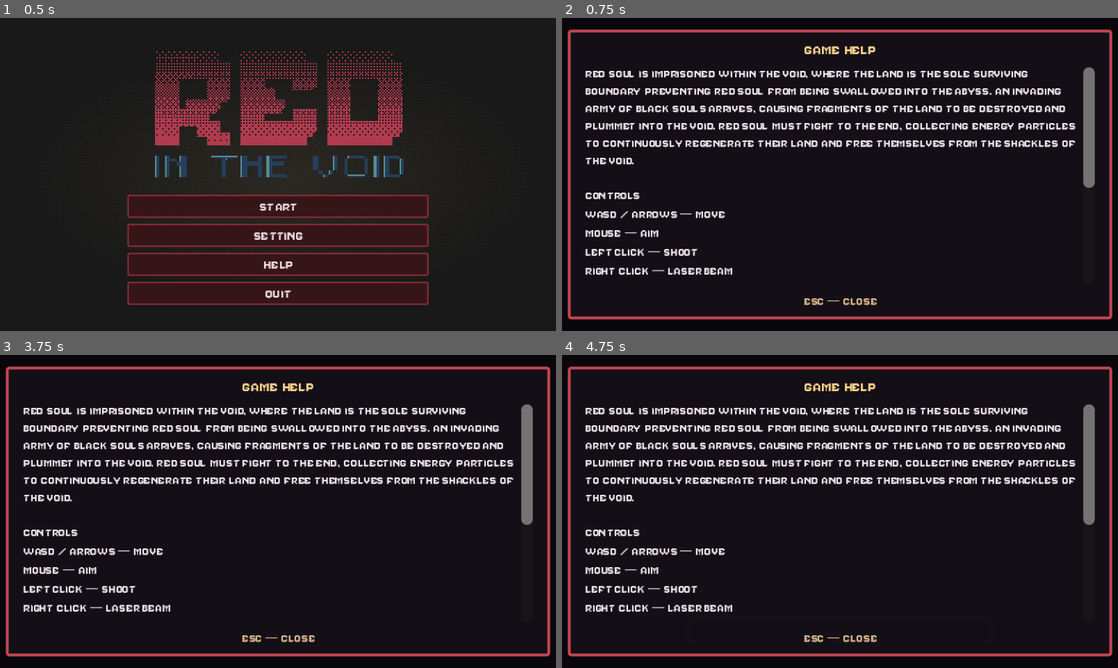
Above: before the commit, frames 1-4 (two rows, left to right).
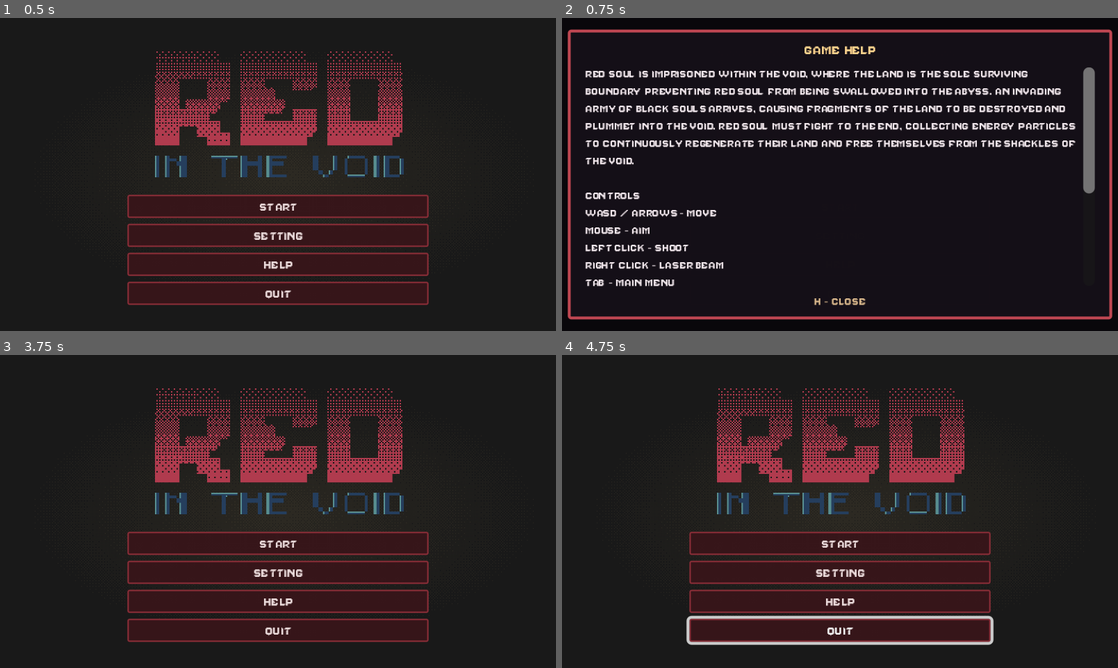
Above: after the commit, the same moments.

Repository: mikidevjov/Pixel-Jam
Game: Godot game, scene res://Scene/start_menu.tscn
Two runs of this game, one before a commit and one after it. Both use one fixed random seed, a clock stepped at 60 frames per second and the inputs below.
Inputs (mouse positions are in pixels of both pictures, inside the frame that each line leads up to):
- Up to frame 1 (0.5 s): no input
- Up to frame 2 (0.75 s): click "HELP" at 0.5 s
- Up to frame 3 (3.75 s): click "START" at 1.25 s; click "START" at 2 s; click "SETTING" at 2.75 s; move the mouse to (400, 495) at 3.52 s; hold D from 3.53 s (still down); hold R from 3.53 s (still down); tap H at 3.6 s; click (400, 495) at 3.67 s
- Up to frame 4 (4.75 s): move the mouse to (728, 527) at 4.27 s; release D at 4.28 s; release R at 4.28 s; hold S from 4.28 s (still down); tap R at 4.35 s; click (728, 527) at 4.42 s; tap Tab at 4.55 s

Frame 1 is identical in both runs. In frame 2, 2.3% of the frame differs, in the area x 4-96%, y 52-92%; in frame 3, 39%; in frame 4, 40%, in the area x 1-99%, y 3-97%.

Commit message:
Fixed Bugs

Diff:
--- a/Scene/help_dialog.tscn
+++ b/Scene/help_dialog.tscn
@@ -19,28 +19,26 @@
 corner_radius_bottom_right = 2
 corner_radius_bottom_left = 2
 
-[node name="HelpDialog" type="Control"]
+[node name="HelpDialog" type="Control" unique_id=604865601]
 layout_mode = 3
 anchors_preset = 15
 anchor_right = 1.0
 anchor_bottom = 1.0
 grow_horizontal = 2
 grow_vertical = 2
-mouse_filter = 2
 theme = ExtResource("2_theme")
 script = ExtResource("1_help")
 
-[node name="Dim" type="ColorRect" parent="."]
+[node name="Dim" type="ColorRect" parent="." unique_id=1124811408]
 layout_mode = 1
 anchors_preset = 15
 anchor_right = 1.0
 anchor_bottom = 1.0
 grow_horizontal = 2
 grow_vertical = 2
-mouse_filter = 2
 color = Color(0.02, 0.01, 0.03, 0.78)
 
-[node name="PanelContainer" type="PanelContainer" parent="."]
+[node name="PanelContainer" type="PanelContainer" parent="." unique_id=1760802085]
 layout_mode = 1
 anchors_preset = 15
 anchor_right = 1.0
@@ -53,42 +51,42 @@
 grow_vertical = 2
 theme_override_styles/panel = SubResource("StyleBoxFlat_help_panel")
 
-[node name="MarginContainer" type="MarginContainer" parent="PanelContainer"]
+[node name="MarginContainer" type="MarginContainer" parent="PanelContainer" unique_id=465142646]
 layout_mode = 2
 theme_override_constants/margin_left = 2
 theme_override_constants/margin_top = 0
 theme_override_constants/margin_right = 2
 theme_override_constants/margin_bottom = 0
 
-[node name="VBoxContainer" type="VBoxContainer" parent="PanelContainer/MarginContainer"]
+[node name="VBoxContainer" type="VBoxContainer" parent="PanelContainer/MarginContainer" unique_id=493970541]
 layout_mode = 2
 theme_override_constants/separation = 6
 
-[node name="Title" type="Label" parent="PanelContainer/MarginContainer/VBoxContainer"]
+[node name="Title" type="Label" parent="PanelContainer/MarginContainer/VBoxContainer" unique_id=1291867725]
 layout_mode = 2
 theme_override_colors/font_color = Color(0.98, 0.82, 0.55, 1)
 theme_override_font_sizes/font_size = 11
 text = "GAME HELP"
 horizontal_alignment = 1
 
-[node name="ScrollContainer" type="ScrollContainer" parent="PanelContainer/MarginContainer/VBoxContainer"]
+[node name="ScrollContainer" type="ScrollContainer" parent="PanelContainer/MarginContainer/VBoxContainer" unique_id=883046239]
 layout_mode = 2
 size_flags_vertical = 3
 horizontal_scroll_mode = 0
 vertical_scroll_mode = 2
 
-[node name="Body" type="Label" parent="PanelContainer/MarginContainer/VBoxContainer/ScrollContainer"]
+[node name="Body" type="Label" parent="PanelContainer/MarginContainer/VBoxContainer/ScrollContainer" unique_id=1785382546]
 custom_minimum_size = Vector2(344, 0)
 layout_mode = 2
 size_flags_horizontal = 3
 theme_override_colors/font_color = Color(0.94, 0.9, 0.92, 1)
 theme_override_font_sizes/font_size = 9
+text = "..."
 autowrap_mode = 3
-text = "..."
 
-[node name="Footer" type="Label" parent="PanelContainer/MarginContainer/VBoxContainer"]
+[node name="Footer" type="Label" parent="PanelContainer/MarginContainer/VBoxContainer" unique_id=1726303671]
 layout_mode = 2
 theme_override_colors/font_color = Color(0.85, 0.72, 0.55, 1)
 theme_override_font_sizes/font_size = 9
-text = "ESC — CLOSE"
+text = "H - CLOSE"
 horizontal_alignment = 1
--- a/Scene/start_menu.tscn
+++ b/Scene/start_menu.tscn
@@ -141,7 +141,7 @@
 theme_override_styles/hover = SubResource("StyleBoxFlat_btn_hover")
 text = "SETTING"
 
-[node name="HelpButton" type="Button" parent="CenterContainer/MenuColumn/Buttons"]
+[node name="HelpButton" type="Button" parent="CenterContainer/MenuColumn/Buttons" unique_id=1509549606]
 custom_minimum_size = Vector2(96, 16)
 layout_mode = 2
 theme_override_colors/font_color = Color(0.92, 0.86, 0.86, 1)
@@ -327,14 +327,9 @@
 theme_override_styles/hover = SubResource("StyleBoxFlat_btn_hover")
 text = "BACK"
 
-[node name="HelpDialog" parent="." instance=ExtResource("5_help")]
+[node name="HelpDialog" parent="." unique_id=542032162 instance=ExtResource("5_help")]
+visible = false
 layout_mode = 1
-anchors_preset = 15
-anchor_right = 1.0
-anchor_bottom = 1.0
-grow_horizontal = 2
-grow_vertical = 2
-mouse_filter = 2
 
 [connection signal="pressed" from="CenterContainer/MenuColumn/Buttons/StartButton" to="." method="_on_start_pressed"]
 [connection signal="pressed" from="CenterContainer/MenuColumn/Buttons/SettingButton" to="." method="_on_setting_pressed"]
--- a/Scene/ui.tscn
+++ b/Scene/ui.tscn
@@ -1,8 +1,15 @@
-[gd_scene load_steps=6 format=3 uid="uid://e0ce80e9e9444394"]
-
-[ext_resource type="Script" path="res://Script/ui.gd" id="1_ui"]
-[ext_resource type="PackedScene" uid="uid://chelpdialogscene01" path="res://Scene/help_dialog.tscn" id="2_help"]
+[gd_scene format=3 uid="uid://ditu77w4fxphx"]
+
+[ext_resource type="Script" uid="uid://bjot2bwbmbeh6" path="res://Script/ui.gd" id="1_ui"]
+[ext_resource type="PackedScene" uid="uid://cs6ff7pchcbr5" path="res://Scene/help_dialog.tscn" id="2_help"]
 [ext_resource type="Theme" path="res://Assets/Resources/pixelcraft_theme.tres" id="3_theme"]
+[ext_resource type="Shader" uid="uid://n3orael5ty1j" path="res://Script/Shaders/pixel.gdshader" id="4_urowa"]
+
+[sub_resource type="ShaderMaterial" id="ShaderMaterial_lfpiq"]
+shader = ExtResource("4_urowa")
+shader_parameter/grain_strength = 0.01600000076
+shader_parameter/grain_speed = 2.0
+shader_parameter/pixel_size = 2.6390000778525
 
 [sub_resource type="StyleBoxFlat" id="StyleBoxFlat_bar_bg"]
 bg_color = Color(0.1, 0.08, 0.1, 0.85)
@@ -26,10 +33,18 @@
 corner_radius_top_left = 1
 corner_radius_bottom_left = 1
 
-[node name="UI" type="CanvasLayer"]
+[node name="UI" type="CanvasLayer" unique_id=1278862657]
 script = ExtResource("1_ui")
 
-[node name="Control" type="Control" parent="."]
+[node name="ColorRect" type="ColorRect" parent="." unique_id=2060785897]
+material = SubResource("ShaderMaterial_lfpiq")
+anchors_preset = 15
+anchor_right = 1.0
+anchor_bottom = 1.0
+grow_horizontal = 2
+grow_vertical = 2
+
+[node name="Control" type="Control" parent="." unique_id=977297894]
 layout_mode = 3
 anchors_preset = 15
 anchor_right = 1.0
@@ -38,7 +53,7 @@
 grow_vertical = 2
 theme = ExtResource("3_theme")
 
-[node name="HeartsContainer" type="HBoxContainer" parent="Control"]
+[node name="HeartsContainer" type="HBoxContainer" parent="Control" unique_id=490090336]
 layout_mode = 0
 offset_left = 10.0
 offset_top = 6.0
@@ -46,18 +61,23 @@
 offset_bottom = 22.0
 theme_override_constants/separation = 2
 
-[node name="KillsLabel" type="Label" parent="Control"]
-layout_mode = 0
-offset_left = 10.0
-offset_top = 22.0
-offset_right = 160.0
-offset_bottom = 40.0
+[node name="KillsLabel" type="Label" parent="Control" unique_id=1793900771]
+layout_mode = 1
+anchors_preset = -1
+anchor_left = 0.033854168
+anchor_top = 0.111111104
+anchor_right = 0.33072916
+anchor_bottom = 0.17444445
+offset_right = 36.0
+offset_bottom = 4.3199997
+scale = Vector2(0.76, 0.76)
 theme_override_colors/font_color = Color(0.95, 0.88, 0.7, 1)
 theme_override_font_sizes/font_size = 16
 text = "Score: 0"
 vertical_alignment = 1
-
-[node name="LaserContainer" type="VBoxContainer" parent="Control"]
+metadata/_edit_use_anchors_ = true
+
+[node name="LaserContainer" type="VBoxContainer" parent="Control" unique_id=765903171]
 layout_mode = 1
 anchors_preset = 1
 anchor_left = 1.0
@@ -69,14 +89,14 @@
 grow_horizontal = 0
 theme_override_constants/separation = 1
 
-[node name="LaserLabel" type="Label" parent="Control/LaserContainer"]
+[node name="LaserLabel" type="Label" parent="Control/LaserContainer" unique_id=1412552507]
 layout_mode = 2
 theme_override_colors/font_color = Color(0.85, 0.78, 0.82, 1)
 theme_override_font_sizes/font_size = 8
 text = "LASER"
 horizontal_alignment = 2
 
-[node name="LaserBar" type="ProgressBar" parent="Control/LaserContainer"]
+[node name="LaserBar" type="ProgressBar" parent="Control/LaserContainer" unique_id=252336863]
 custom_minimum_size = Vector2(128, 6)
 layout_mode = 2
 theme_override_styles/background = SubResource("StyleBoxFlat_bar_bg")
@@ -84,7 +104,7 @@
 value = 100.0
 show_percentage = false
 
-[node name="DustContainer" type="VBoxContainer" parent="Control"]
+[node name="DustContainer" type="VBoxContainer" parent="Control" unique_id=240484796]
 layout_mode = 1
 anchors_preset = 1
 anchor_left = 1.0
@@ -96,28 +116,28 @@
 grow_horizontal = 0
 theme_override_constants/separation = 1
 
-[node name="DustLabel" type="Label" parent="Control/DustContainer"]
+[node name="DustLabel" type="Label" parent="Control/DustContainer" unique_id=1074794471]
 layout_mode = 2
 theme_override_colors/font_color = Color(0.92, 0.78, 0.45, 1)
 theme_override_font_sizes/font_size = 8
 text = "DUST"
 horizontal_alignment = 2
 
-[node name="DustBar" type="ProgressBar" parent="Control/DustContainer"]
+[node name="DustBar" type="ProgressBar" parent="Control/DustContainer" unique_id=2066269799]
 custom_minimum_size = Vector2(128, 6)
 layout_mode = 2
 theme_override_styles/background = SubResource("StyleBoxFlat_bar_bg")
 theme_override_styles/fill = SubResource("StyleBoxFlat_dust_fill")
 show_percentage = false
 
-[node name="DustCountLabel" type="Label" parent="Control/DustContainer"]
+[node name="DustCountLabel" type="Label" parent="Control/DustContainer" unique_id=374468250]
 layout_mode = 2
 theme_override_colors/font_color = Color(0.78, 0.72, 0.65, 1)
 theme_override_font_sizes/font_size = 7
 text = "0%"
 horizontal_alignment = 2
 
-[node name="LevelLabel" type="Label" parent="Control"]
+[node name="LevelLabel" type="Label" parent="Control" unique_id=126512008]
 visible = false
 layout_mode = 1
 anchors_preset = 5
@@ -132,7 +152,7 @@
 text = "LEVEL 1"
 horizontal_alignment = 1
 
-[node name="BossContainer" type="VBoxContainer" parent="Control"]
+[node name="BossContainer" type="VBoxContainer" parent="Control" unique_id=1640297499]
 layout_mode = 0
 offset_left = 32.0
 offset_top = 176.0
@@ -140,14 +160,14 @@
 offset_bottom = 200.0
 theme_override_constants/separation = 2
 
-[node name="BossLabel" type="Label" parent="Control/BossContainer"]
+[node name="BossLabel" type="Label" parent="Control/BossContainer" unique_id=334630575]
 layout_mode = 2
 theme_override_colors/font_color = Color(0.9, 0.4, 0.4, 1)
 theme_override_font_sizes/font_size = 8
 text = "THE BLACK SOUL"
 horizontal_alignment = 1
 
-[node name="BossBar" type="ProgressBar" parent="Control/BossContainer"]
+[node name="BossBar" type="ProgressBar" parent="Control/BossContainer" unique_id=1404468566]
 custom_minimum_size = Vector2(320, 6)
 layout_mode = 2
 theme_override_styles/background = SubResource("StyleBoxFlat_bar_bg")
@@ -155,7 +175,7 @@
 value = 100.0
 show_percentage = false
 
-[node name="LevelBanner" type="Label" parent="Control"]
+[node name="LevelBanner" type="Label" parent="Control" unique_id=2032716997]
 layout_mode = 1
 anchors_preset = 8
 anchor_left = 0.5
@@ -172,7 +192,7 @@
 theme_override_font_sizes/font_size = 10
 horizontal_alignment = 1
 
-[node name="GameOverLabel" type="Label" parent="Control"]
+[node name="GameOverLabel" type="Label" parent="Control" unique_id=1349896134]
 layout_mode = 1
 anchors_preset = 8
 anchor_left = 0.5
@@ -191,7 +211,7 @@
 0"
 horizontal_alignment = 1
 
-[node name="LevelCompleteLabel" type="Label" parent="Control"]
+[node name="LevelCompleteLabel" type="Label" parent="Control" unique_id=2035279271]
 layout_mode = 1
 anchors_preset = 8
 anchor_left = 0.5
@@ -209,7 +229,7 @@
 text = "LEVEL COMPLETE"
 horizontal_alignment = 1
 
-[node name="VictoryLabel" type="Label" parent="Control"]
+[node name="VictoryLabel" type="Label" parent="Control" unique_id=2002456504]
 layout_mode = 1
 anchors_preset = 8
 anchor_left = 0.5
@@ -229,7 +249,7 @@
 THE LAND IS RESTORED"
 horizontal_alignment = 1
 
-[node name="RestartHint" type="Label" parent="Control"]
+[node name="RestartHint" type="Label" parent="Control" unique_id=623212970]
 layout_mode = 1
 anchors_preset = 8
 anchor_left = 0.5
@@ -246,11 +266,7 @@
 text = "Press Enter or Space to Restart"
 horizontal_alignment = 1
 
-[node name="HelpDialog" parent="Control" instance=ExtResource("2_help")]
-layout_mode = 1
-anchors_preset = 15
-anchor_right = 1.0
-anchor_bottom = 1.0
-grow_horizontal = 2
-grow_vertical = 2
+[node name="HelpDialog" parent="Control" unique_id=43397753 instance=ExtResource("2_help")]
+visible = false
+layout_mode = 1
 mouse_filter = 2
--- /dev/null
+++ b/Script/Shaders/pixel.gdshader
@@ -0,0 +1,33 @@
+
+shader_type canvas_item;
+
+uniform sampler2D screen_texture :
+    hint_screen_texture, filter_nearest;
+
+uniform float grain_strength : hint_range(0.0, 0.04) = 0.008;
+uniform float grain_speed : hint_range(0.0, 5.0) = 1.5;
+uniform float pixel_size : hint_range(1.0, 8.0) = 2.0;
+
+float hash(vec2 p) {
+    return fract(
+        sin(dot(p, vec2(127.1, 311.7))) * 43758.5453
+    );
+}
+
+void fragment() {
+    vec2 uv = SCREEN_UV;
+
+    vec4 base = texture(screen_texture, uv);
+
+    vec2 pixel_coord = floor(
+        FRAGCOORD.xy / max(pixel_size, 1.0)
+    );
+
+    float grain = hash(
+        pixel_coord + floor(TIME * grain_speed)
+    ) - 0.5;
+
+    vec3 result = base.rgb + grain * grain_strength;
+
+    COLOR = vec4(clamp(result, 0.0, 1.0), base.a);
+}
--- a/Script/game_help.gd
+++ b/Script/game_help.gd
@@ -6,17 +6,17 @@
 	return """Red Soul is imprisoned within The Void, where the Land is the sole surviving boundary preventing Red Soul fr …(297 unchanged characters)…
 
 CONTROLS
-WASD / Arrows — move
-Mouse — aim
-Left click — shoot
-Right click — laser beam
-Tab — main menu
-ESC — this help
+WASD / Arrows - move
+Mouse - aim
+Left click - shoot
+Right click - laser beam
+Tab - main menu
+H - this help
 
 DUST
-Collect two energy particles to fill the gauge — then the Land restores several tiles at once.
+Collect two energy particles to fill the gauge - then the Land restores several tiles at once.
 
 ENEMIES
-Minions — rush the Land in numbers.
-Medium Black Souls — armored and shoot back.
-The Black Soul — warlord of the invasion."""
+Minions - rush the Land in numbers.
+Medium Black Souls - armored and shoot back.
+The Black Soul - warlord of the invasion."""
--- a/Script/help_dialog.gd
+++ b/Script/help_dialog.gd
@@ -6,18 +6,23 @@
 ## When true (in-game), opening this dialog pauses the scene tree.
 @export var pauses_gameplay: bool = false
 
+@onready var _dim: ColorRect = $Dim
 @onready var _body: Label = $PanelContainer/MarginContainer/VBoxContainer/ScrollContainer/Body
 @onready var _footer: Label = $PanelContainer/MarginContainer/VBoxContainer/Footer
+
+var _was_paused_before_open: bool = false
 
 
 func _ready() -> void:
 	process_mode = Node.PROCESS_MODE_ALWAYS
 	hide()
 	mouse_filter = Control.MOUSE_FILTER_STOP
+	if _dim:
+		_dim.mouse_filter = Control.MOUSE_FILTER_STOP
 	if _body:
 		_body.text = GameHelp.get_text()
 	if _footer:
-		_footer.text = "ESC — CLOSE"
+		_footer.text = "H - CLOSE"
 
 
 func is_open() -> bool:
@@ -27,6 +32,7 @@
 func open() -> void:
 	if visible:
 		return
+	_was_paused_before_open = get_tree().paused
 	show()
 	if pauses_gameplay:
 		get_tree().paused = true
@@ -38,7 +44,7 @@
 		return
 	hide()
 	help_open_changed.emit(false)
-	if pauses_gameplay and not _gameplay_should_stay_paused():
+	if pauses_gameplay and not _was_paused_before_open and not _gameplay_should_stay_paused():
 		get_tree().paused = false
 
 
@@ -53,3 +59,13 @@
 	else:
 		open()
 	return visible
+
+
+func _unhandled_input(event: InputEvent) -> void:
+	if not visible:
+		return
+	if not event.is_pressed() or event.is_echo():
+		return
+	if event is InputEventKey and (event.keycode == KEY_H or event.keycode == KEY_ESCAPE):
+		get_viewport().set_input_as_handled()
+		close()
--- a/Script/main.gd
+++ b/Script/main.gd
@@ -66,7 +66,7 @@
 func _ready():
 	get_tree().paused = false
 	add_to_group("main")
-	process_mode = Node.PROCESS_MODE_ALWAYS
+	process_mode = Node.PROCESS_MODE_PAUSABLE
 	if ui:
 		ui.process_mode = Node.PROCESS_MODE_ALWAYS
 	if player:
@@ -82,6 +82,7 @@
 func start_game() -> void:
 	is_game_over = false
 	get_tree().paused = false
+	process_mode = Node.PROCESS_MODE_PAUSABLE
 	spawn_timer = 0.0
 	_base_spawn_interval = spawn_interval
 	_current_spawn_interval = spawn_interval
@@ -113,7 +114,7 @@
 	update_ui()
 	_reset_dust_collection()
 	if ui and ui.has_method("show_center_fade_text"):
-		ui.call_deferred("show_center_fade_text", "EASY MODE", 16)
+		ui.call_deferred("show_center_fade_text", "Start!", 16)
 
 func _setup_arena() -> void:
 	if not arena:
@@ -515,7 +516,6 @@
 	if arena and arena.has_method("stop_decay"):
 		arena.stop_decay()
 	get_tree().paused = true
-	process_mode = Node.PROCESS_MODE_ALWAYS
 
 func _clear_all_enemies_and_projectiles() -> void:
 	for e in get_tree().get_nodes_in_group("enemy"):
--- a/Script/start_menu.gd
+++ b/Script/start_menu.gd
@@ -31,14 +31,18 @@
 func _unhandled_input(event: InputEvent) -> void:
 	if not event.is_pressed() or event.is_echo():
 		return
-	if event is InputEventKey and event.keycode == KEY_ESCAPE:
+	if event is InputEventKey and (event.keycode == KEY_H or event.keycode == KEY_ESCAPE):
 		if settings_panel and settings_panel.visible:
 			settings_panel.hide()
 			get_viewport().set_input_as_handled()
 			return
 		if help_dialog:
-			help_dialog.toggle()
-			get_viewport().set_input_as_handled()
+			if help_dialog.is_open():
+				help_dialog.close()
+				get_viewport().set_input_as_handled()
+			elif event.keycode == KEY_H:
+				help_dialog.open()
+				get_viewport().set_input_as_handled()
 
 
 func _on_help_pressed() -> void:
--- a/Script/ui.gd
+++ b/Script/ui.gd
@@ -1,7 +1,6 @@
 extends CanvasLayer
-# who did't read this code is gay
-
-const MAIN_MENU_SCENE := preload("res://Scene/start_menu.tscn")
+# who didn't read this code is gay
+
 
 @onready var kills_label: Label = $Control/KillsLabel
 @onready var hearts_container: HBoxContainer = $Control/HeartsContainer
@@ -162,28 +161,40 @@
 func _unhandled_input(event: InputEvent) -> void:
 	if not event.is_pressed() or event.is_echo():
 		return
+	if help_dialog and help_dialog.is_open():
+		if event is InputEventKey and (event.keycode == KEY_H or event.keycode == KEY_ESCAPE):
+			get_viewport().set_input_as_handled()
+			help_dialog.close()
+		return
+	if _is_game_over():
+		if event is InputEventKey and (event.keycode == KEY_ENTER or event.keycode == KEY_SPACE or event.keycode == KEY_R):
+			get_viewport().set_input_as_handled()
+			var main = get_tree().get_first_node_in_group("main")
+			if main and main.has_method("start_game"):
+				main.start_game()
+			return
 	if event is InputEventKey and event.keycode == KEY_TAB:
+		get_viewport().set_input_as_handled()
 		_go_to_main_menu()
+		return
+	if event is InputEventKey and event.keycode == KEY_H:
 		get_viewport().set_input_as_handled()
-		return
-	if event is InputEventKey and event.keycode == KEY_ESCAPE:
-		_handle_escape_help()
-		get_viewport().set_input_as_handled()
+		_handle_h_help()
 
 func _go_to_main_menu() -> void:
 	if help_dialog and help_dialog.is_open():
 		help_dialog.close()
 	get_tree().paused = false
-	get_tree().change_scene_to_packed(MAIN_MENU_SCENE)
-
-func _handle_escape_help() -> void:
-	if _is_game_over():
-		return
+	get_tree().change_scene_to_file("res://Scene/start_menu.tscn")
+
+func _handle_h_help() -> void:
 	if not help_dialog:
 		return
 	if help_dialog.is_open():
 		help_dialog.close()
 	else:
+		if _is_game_over() or get_tree().paused:
+			return
 		help_dialog.open()
 
 func _is_game_over() -> bool:
--- a/project.godot
+++ b/project.godot
@@ -32,6 +32,10 @@
 window/stretch/mode="canvas_items"
 window/stretch/aspect="expand"
 
+[editor_plugins]
+
+enabled=PackedStringArray("res://addons/minimize_html_build/plugin.cfg")
+
 [gui]
 
 theme/custom="res://Assets/Resources/pixelcraft_theme.tres"
Not shown: 1 places in Scene/help_dialog.tscn that only renumber resources
Not shown: 1 places in Scene/start_menu.tscn that only renumber resources
Not shown, added: Script/Shaders/pixel.gdshader.uid
Not shown, added: addons/minimize_html_build/classes/mhep_compresser.gd
Not shown, added: addons/minimize_html_build/classes/mhep_compresser.gd.uid
Not shown, added: addons/minimize_html_build/classes/mhep_copier.gd
Not shown, added: addons/minimize_html_build/classes/mhep_copier.gd.uid
Not shown, added: addons/minimize_html_build/classes/mhep_export_info.gd
Not shown, added: addons/minimize_html_build/classes/mhep_export_info.gd.uid
Not shown, added: addons/minimize_html_build/classes/mhep_html.gd
Not shown, added: addons/minimize_html_build/classes/mhep_html.gd.uid
Not shown, added: addons/minimize_html_build/classes/mhep_js.gd
(and 27 more such lines)
